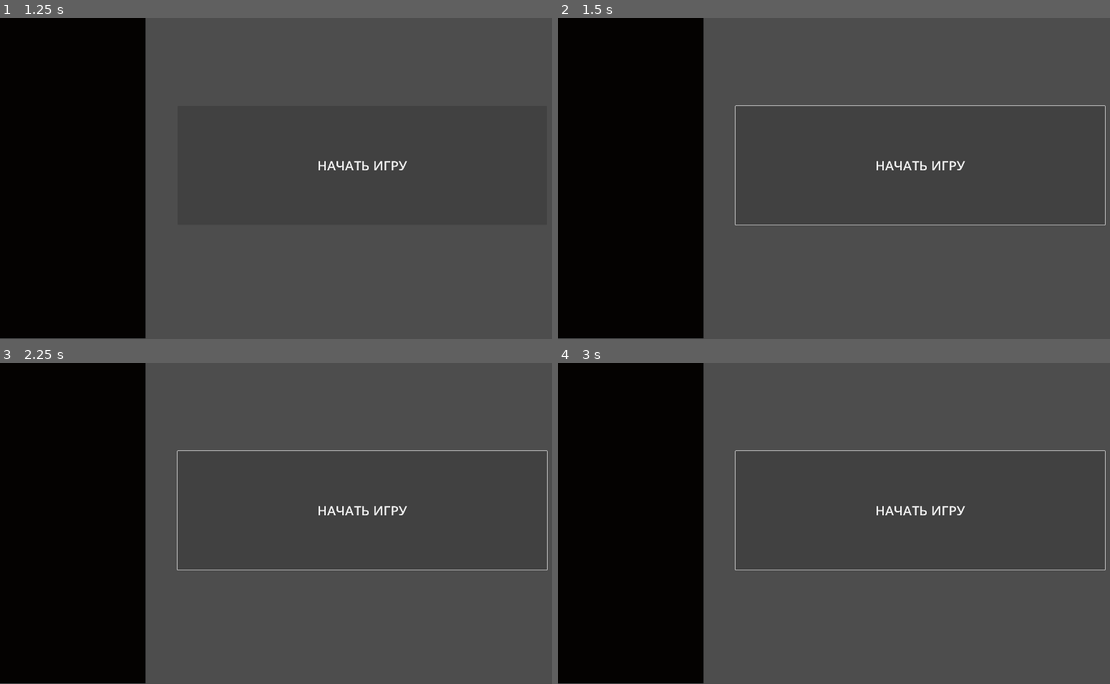
Above: before the commit, frames 1-4 (two rows, left to right).
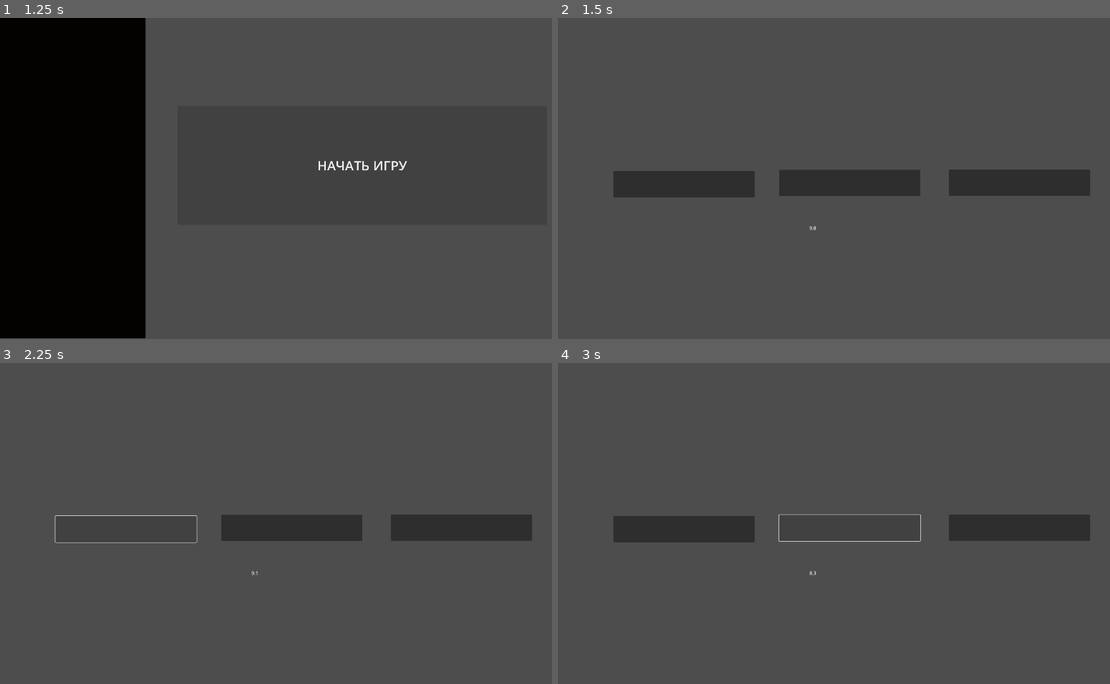
Above: after the commit, the same moments.

Repository: NOIRE-TEAM/United-We-Escape
Game: Godot game, scene res://scenes/gui/menu.tscn
Same seed, same stepped clock (60 frames per second), same inputs: the game is played once before the commit and once after it.
Inputs (mouse positions are in pixels of both pictures, inside the frame that each line leads up to; where the layout moved, square brackets give the same spot in the first picture):
- Up to frame 1 (1.25 s): click "Подключиться к лобби" at 0.5 s
- Up to frame 2 (1.5 s): click "НАЧАТЬ ИГРУ" at 1.25 s
- Up to frame 3 (2.25 s): click (126, 529) [364, 510] at 2 s
- Up to frame 4 (3 s): click (850, 526) at 2.77 s

Frame 1 is identical in both runs. In frame 2, 27% of the frame differs, in the area x 0-100%, y 0-100%; in frame 3, 27%; in frame 4, 28%.

Commit message:
Create working start game button

Diff:
--- a/scenes/gui/menu.gd
+++ b/scenes/gui/menu.gd
@@ -1,4 +1,4 @@
-extends Node2D
+extends Control
 
 
 # Called when the node enters the scene tree for the first time.
--- a/scenes/gui/menu.tscn
+++ b/scenes/gui/menu.tscn
@@ -2,7 +2,9 @@
 
 [ext_resource type="Script" path="res://scenes/gui/menu.gd" id="1_fkvn8"]
 
-[node name="Node2D" type="Node2D"]
+[node name="Control" type="Control"]
+layout_mode = 3
+anchors_preset = 0
 script = ExtResource("1_fkvn8")
 
 [node name="Connect" type="Button" parent="."]
--- a/scenes/gui/supra_lobby.gd
+++ b/scenes/gui/supra_lobby.gd
@@ -1,10 +1,12 @@
-extends Node2D
+extends Control
 
 @onready var container = $ColorRect/ScrollContainer/VBoxContainer
 
 # Called when the node enters the scene tree for the first time.
 func _ready():
-	update_labels()
+	# Проверка на хост
+	if !multiplayer.is_server():
+		$Button.disabled = true
 
 func add_label_player(player_id):
 	var label = Label.new()
@@ -18,7 +20,7 @@
 		add_label_player(player)
 
 # Called every frame. 'delta' is the elapsed time since the previous frame.
-func _process(delta):
+func _process(_delta):
 	update_labels()
 
 @rpc("any_peer", "call_local", "reliable")
@@ -27,4 +29,7 @@
 
 func _on_button_pressed():
 	for player in Lobby.players:
+		if player == 1:
+			continue
 		rpc_id(player,"load_game","res://scenes/test_choice.tscn")
+	rpc("load_game","res://scenes/test_choice.tscn")
--- a/scenes/gui/supra_lobby.tscn
+++ b/scenes/gui/supra_lobby.tscn
@@ -2,7 +2,9 @@
 
 [ext_resource type="Script" path="res://scenes/gui/supra_lobby.gd" id="1_bfs2o"]
 
-[node name="Node2D" type="Node2D"]
+[node name="Control" type="Control"]
+layout_mode = 3
+anchors_preset = 0
 script = ExtResource("1_bfs2o")
 
 [node name="ColorRect" type="ColorRect" parent="."]
